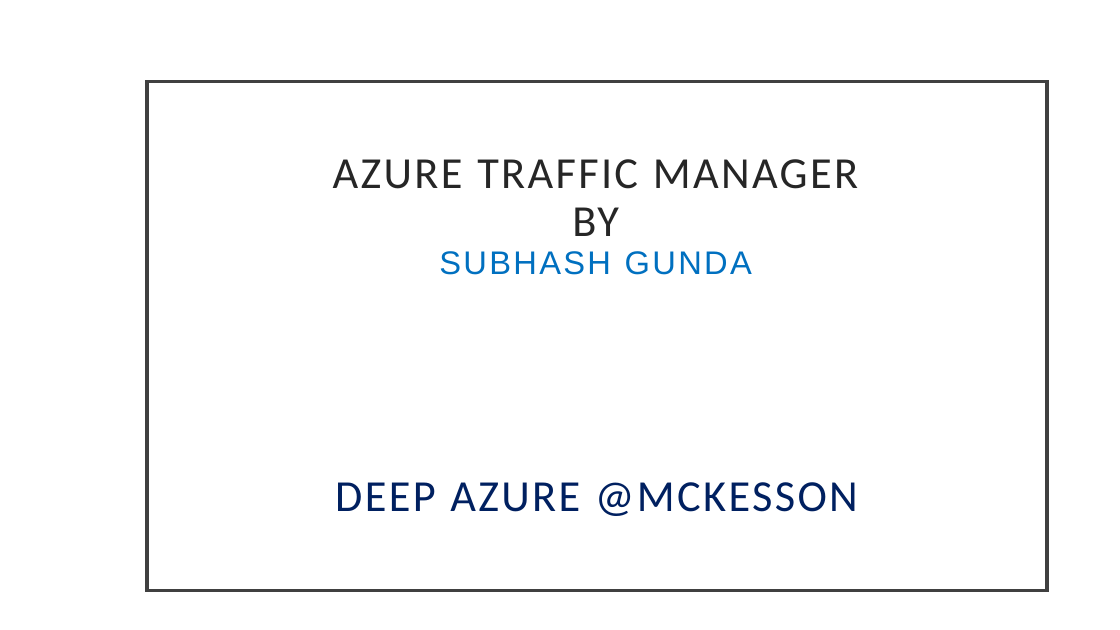
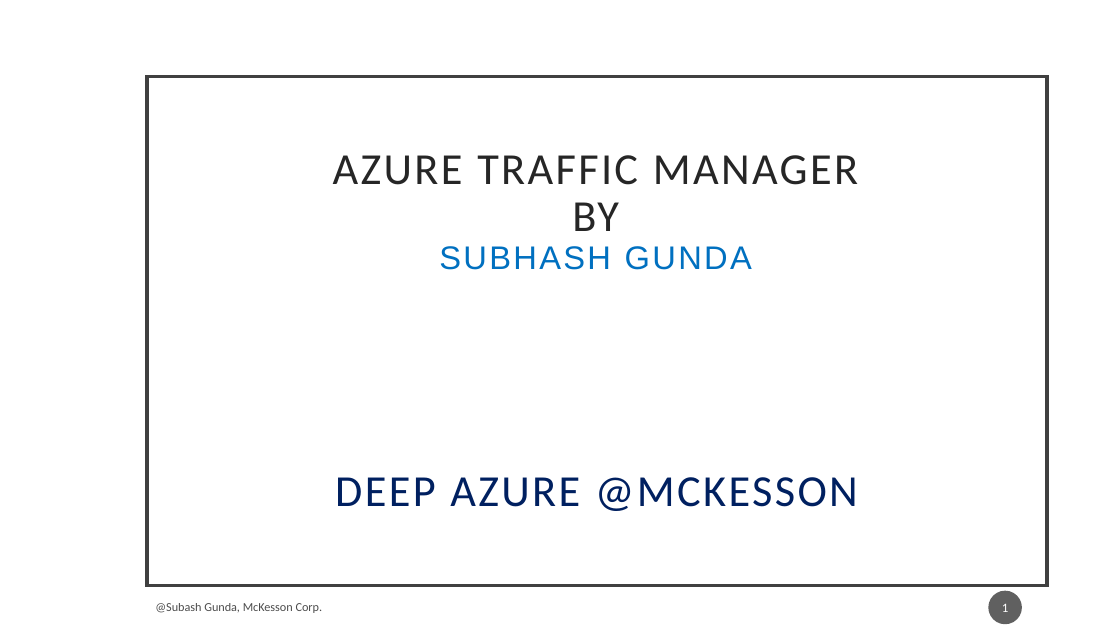
Before and after one commit to subhashgunda/deepazuremck, a slide deck: slide 1 of AzureTrafficManager_SubhashGunda.pptx. Drawn at 1120x630 pixels with LibreOffice and Linux fonts; fonts in the diff are those of the drawing. Boxes give left, top, right and bottom in pixels: in the first picture for what was removed or moved away, otherwise in the second. Text is boxed around its words. In the diff, an @@ line names an element or a change of style, - is before the commit and + after.

```diff
--- a/AzureTrafficManager_SubhashGunda.pptx
+++ b/AzureTrafficManager_SubhashGunda.pptx
@@ title "AZURE TRAFFIC MANAGER BY SUBHASH ...": place and size @@
-title "AZURE TRAFFIC MANAGER BY SUBHASH ..." at bbox=[147, 82, 1047, 591]
+title "AZURE TRAFFIC MANAGER BY SUBHASH ..." at bbox=[147, 76, 1047, 586]
@@ page number added at bbox=[989, 591, 1023, 624], fill #1D1D1D at 70% opacity, 11 pt, text #FFFFFF @@
+1
@@ text added at bbox=[155, 603, 323, 613], 10.5 pt, text #000000 at 70% opacity @@
+@Subash Gunda, McKesson Corp.
```
Also in this commit, not shown: 22 other slides changed, 6 slides added, 2 slides removed, 1 other file.
